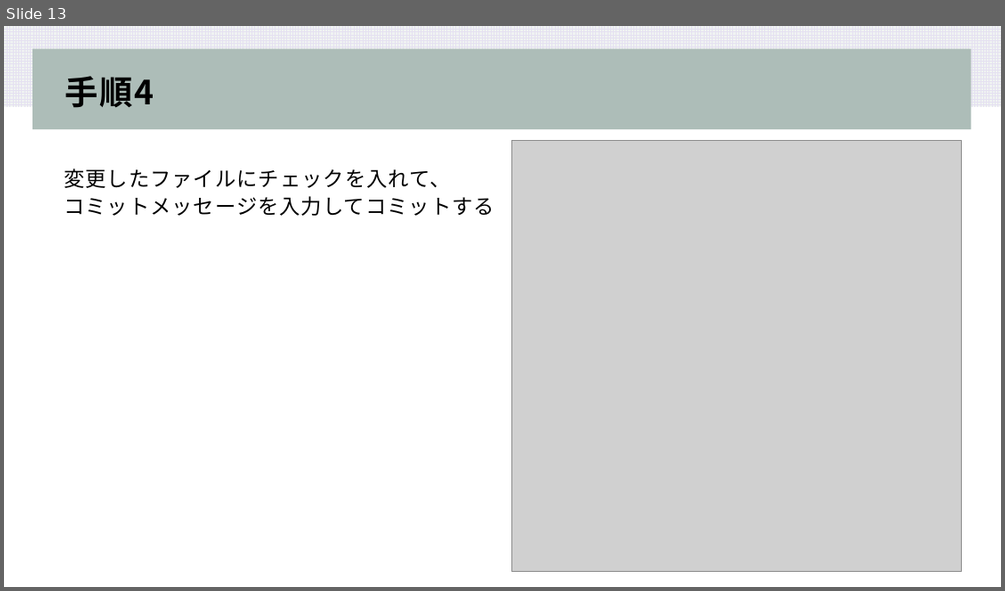
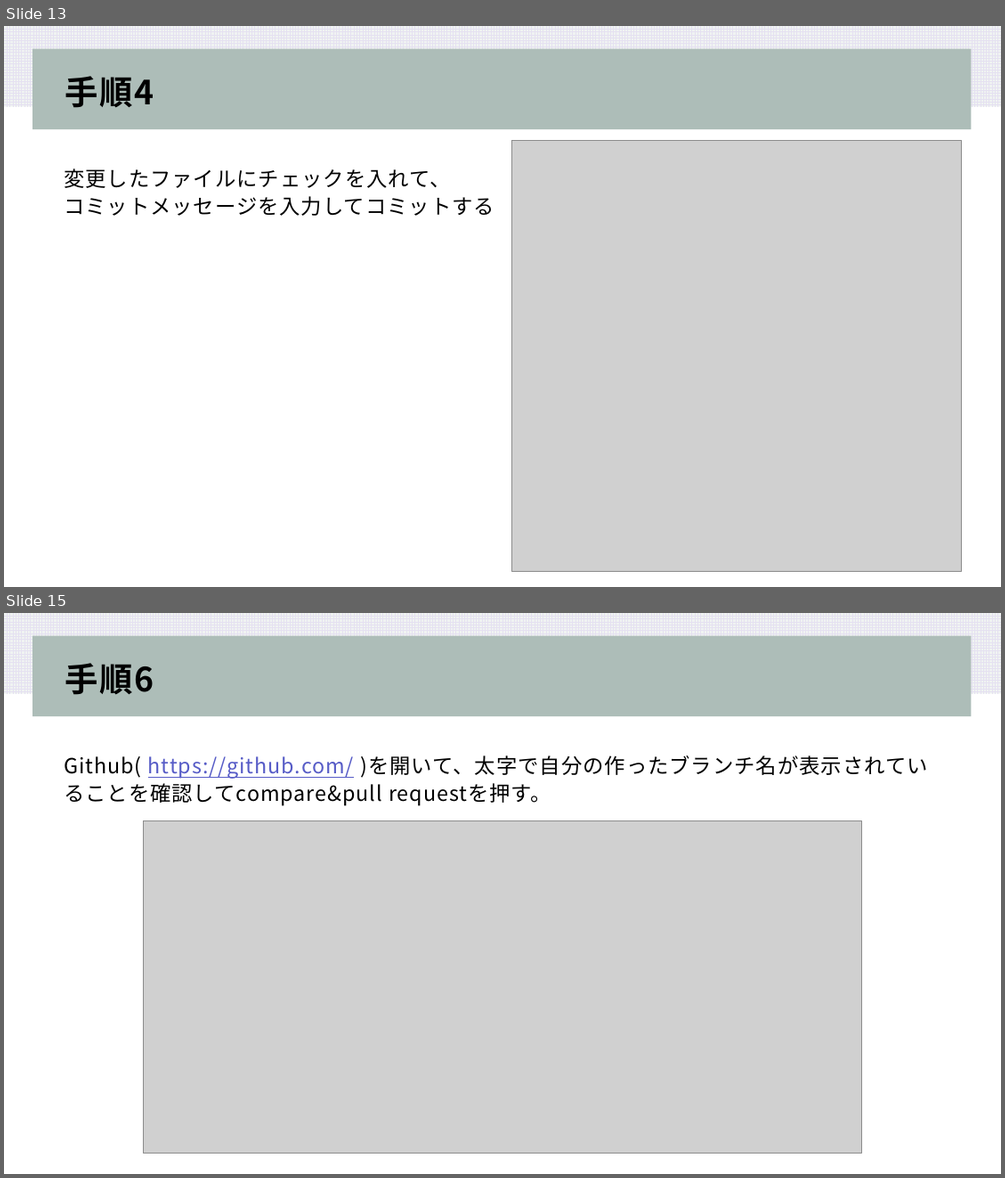
Before and after one commit to koki-sys/syuboard, a slide deck: document/PullRequest.pptx. Shown one above the other, each under a label of ours: slide 13 before the commit, slides 13 and 15 after it; the slides between them are not shown. The pictures are 1005x591 and 1005x1178 pixels, drawn with LibreOffice and Linux fonts; fonts in the diff are those of the drawing; grey boxes stand for pictures. Boxes give left, top, right and bottom in pixels: in the first picture for what was removed or moved away, otherwise in the second. Text is boxed around its words. In the diff, an @@ line names an element or a change of style, - is before the commit and + after.

```diff
--- a/document/PullRequest.pptx
+++ b/document/PullRequest.pptx
@@ slide 15 added at [4,613,1001,1174], background #FFFFFF; not listed: 2 template elements that a slide beside it also shows @@
@@ title added at [65,663,154,695], 32 pt, text #000000, bold @@
+手順6
@@ text added at [64,755,927,806], 20 pt, text #000000 @@
+Github( https://github.com/ )を開いて、太字で自分の作ったブランチ名が表示されていることを確認してcompare&pull requestを押す。
@@ picture added at [143,821,862,1153] @@
```
Also in this commit, not shown: 10 slides changed, 5 other slides added, 1 other file.
